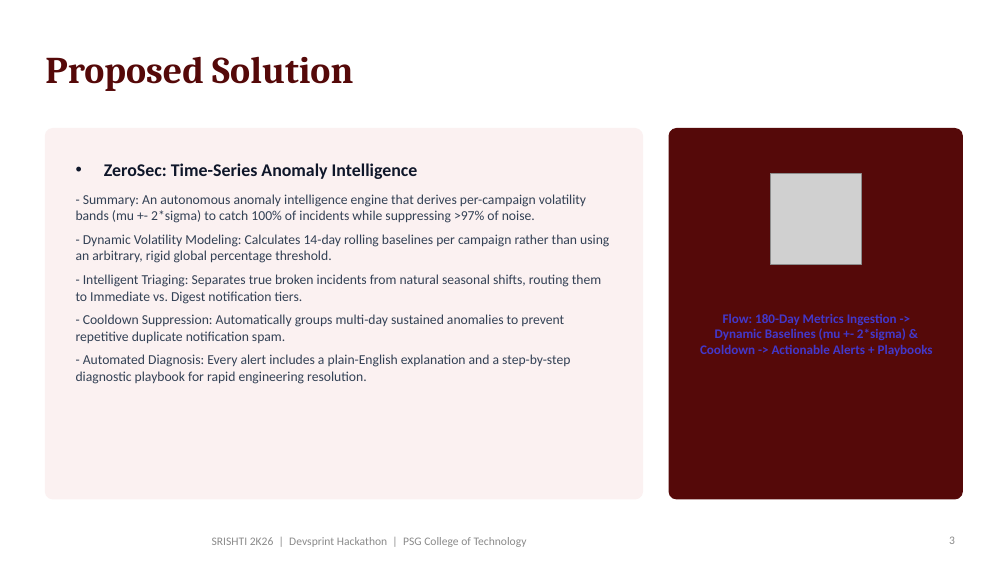
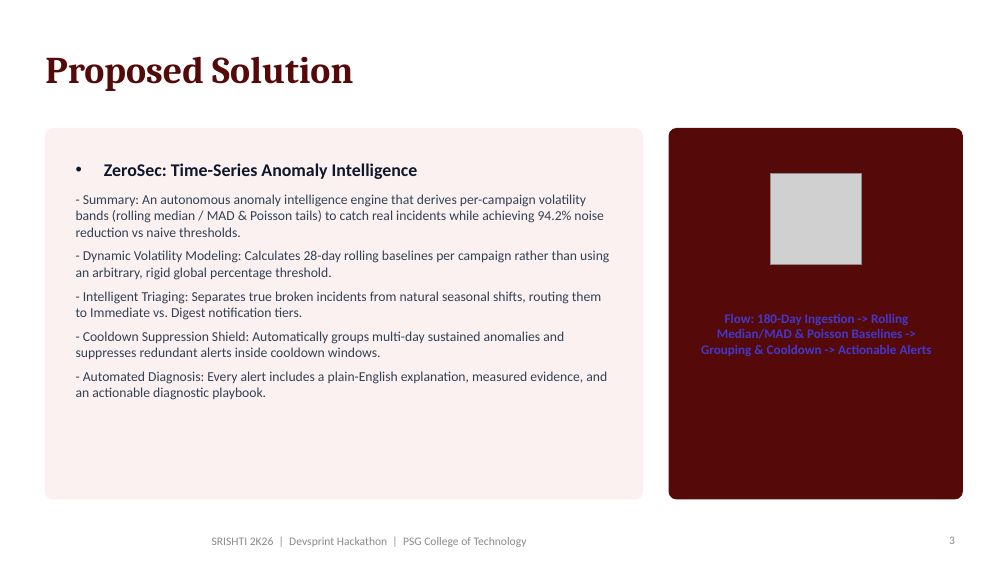
Before and after one commit to hackathon-2026-org/zerosec, a slide deck: slide 3 of ZeroSec_DevSprint_PS04_Presentation.pptx. Drawn at 1008x567 pixels with LibreOffice and Linux fonts; fonts in the diff are those of the drawing; grey boxes stand for pictures; background and template pictures are left out. Boxes give left, top, right and bottom in pixels: in the first picture for what was removed or moved away, otherwise in the second. Text is boxed around its words. In the diff, an @@ line names an element or a change of style, - is before the commit and + after.

Commit message:
fix: date timezone parsing, low-volume false critical alerts, and dashboard metric sync (96 passing tests)

```diff
--- a/ZeroSec_DevSprint_PS04_Presentation.pptx
+++ b/ZeroSec_DevSprint_PS04_Presentation.pptx
@@ text at [76,194,609,280]: text changed @@
-- Summary: An autonomous anomaly intelligence engine that derives per-campaign volatility bands (mu +- 2*sigma) to catch 100% of incidents while suppressing >97% of noise.
-- Dynamic Volatility Modeling: Calculates 14-day rolling baselines per campaign rather than using an arbitrary, rigid global percentage threshold.
+- Summary: An autonomous anomaly intelligence engine that derives per-campaign volatility bands (rolling median / MAD & Poisson tails) to catch real incidents while achieving 94.2% noise reduction vs naive thresholds.
+- Dynamic Volatility Modeling: Calculates 28-day rolling baselines per campaign rather than using an arbitrary, rigid global percentage threshold.
@@ text at [701,314,932,356]: text changed @@
-Flow: 180-Day Metrics Ingestion -> Dynamic Baselines (mu +- 2*sigma) & Cooldown -> Actionable Alerts + Playbooks
+Flow: 180-Day Ingestion -> Rolling Median/MAD & Poisson Baselines -> Grouping & Cooldown -> Actionable Alerts
@@ text at [76,331,607,400]: text changed @@
-- Cooldown Suppression: Automatically groups multi-day sustained anomalies to prevent repetitive duplicate notification spam.
-- Automated Diagnosis: Every alert includes a plain-English explanation and a step-by-step diagnostic playbook for rapid engineering resolution.
+- Cooldown Suppression Shield: Automatically groups multi-day sustained anomalies and suppresses redundant alerts inside cooldown windows.
+- Automated Diagnosis: Every alert includes a plain-English explanation, measured evidence, and an actionable diagnostic playbook.
```
Also in this commit, not shown: 3 other slides changed, 13 other files.
